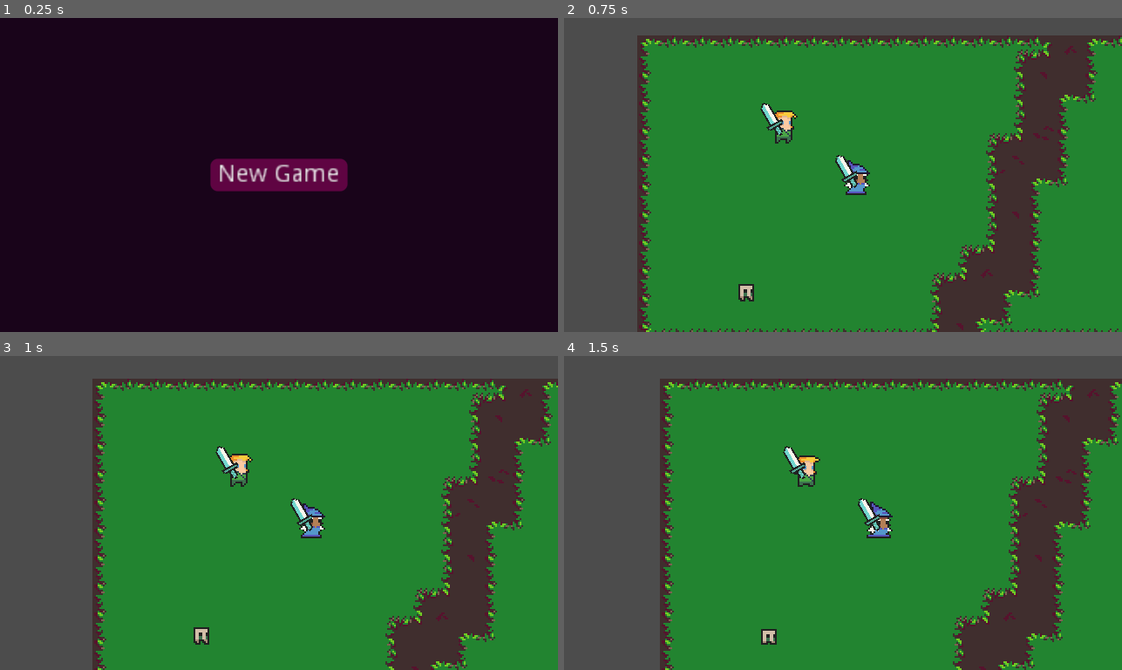
Above: before the commit, frames 1-4 (two rows, left to right).
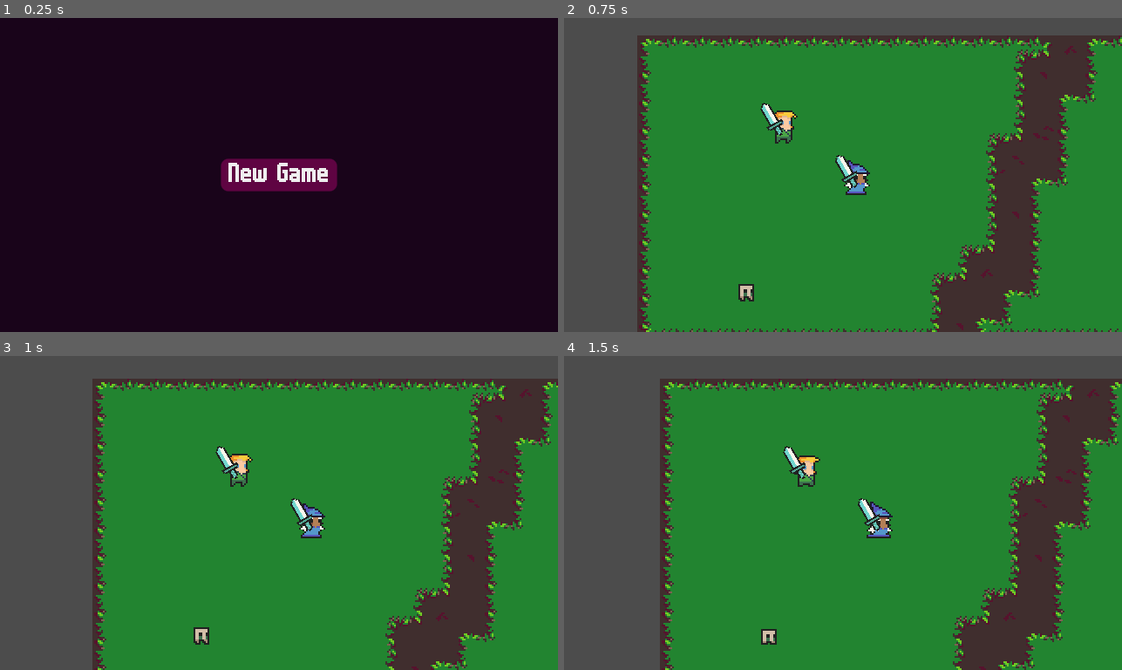
Above: after the commit, the same moments.

Repository: OpenGamedevCommunity/LastPotato
Game: Godot game, scene res://screens/title/TitleScreen.tscn
The game is run twice, just before and just after one commit, with the same random seed, the same clock (stepped at 60 frames per second) and the same inputs.
Inputs (mouse positions are in pixels of both pictures, inside the frame that each line leads up to):
- Up to frame 1 (0.25 s): no input
- Up to frame 2 (0.75 s): click "New Game" at 0.5 s
- Up to frame 3 (1 s): no input
- Up to frame 4 (1.5 s): tap Enter at 1.25 s; move the mouse to (965, 497) at 1.27 s; click (965, 497) at 1.42 s

The runs differ from the first frame. In frame 1, 1.2% of the frame differs, in the area x 37-63%, y 44-56%; in frame 2, nothing differs; in frame 3, nothing differs; in frame 4, nothing differs.

Commit message:
Main menu button font

Diff:
--- /dev/null
+++ b/fonts/MainMenu.tres
@@ -0,0 +1,6 @@
+[gd_resource type="DynamicFont" load_steps=2 format=2]
+
+[ext_resource path="res://assets/fonts/m6x11.ttf" type="DynamicFontData" id=1]
+
+[resource]
+font_data = ExtResource( 1 )
--- a/screens/title/TitleScreen.tscn
+++ b/screens/title/TitleScreen.tscn
@@ -1,4 +1,6 @@
-[gd_scene load_steps=8 format=2]
+[gd_scene load_steps=9 format=2]
+
+[ext_resource path="res://fonts/MainMenu.tres" type="DynamicFont" id=1]
 
 [sub_resource type="StyleBoxEmpty" id=1]
 
@@ -80,15 +82,16 @@
 margin_bottom = 180.0
 
 [node name="VBoxContainer" type="VBoxContainer" parent="PanelContainer/CenterContainer"]
-margin_left = 121.0
+margin_left = 127.0
 margin_top = 81.0
-margin_right = 199.0
+margin_right = 193.0
 margin_bottom = 99.0
 
 [node name="NewGame" type="Button" parent="PanelContainer/CenterContainer/VBoxContainer"]
-margin_right = 78.0
+margin_right = 66.0
 margin_bottom = 18.0
 size_flags_horizontal = 4
+custom_fonts/font = ExtResource( 1 )
 text = "New Game"
 script = SubResource( 7 )
 __meta__ = {
